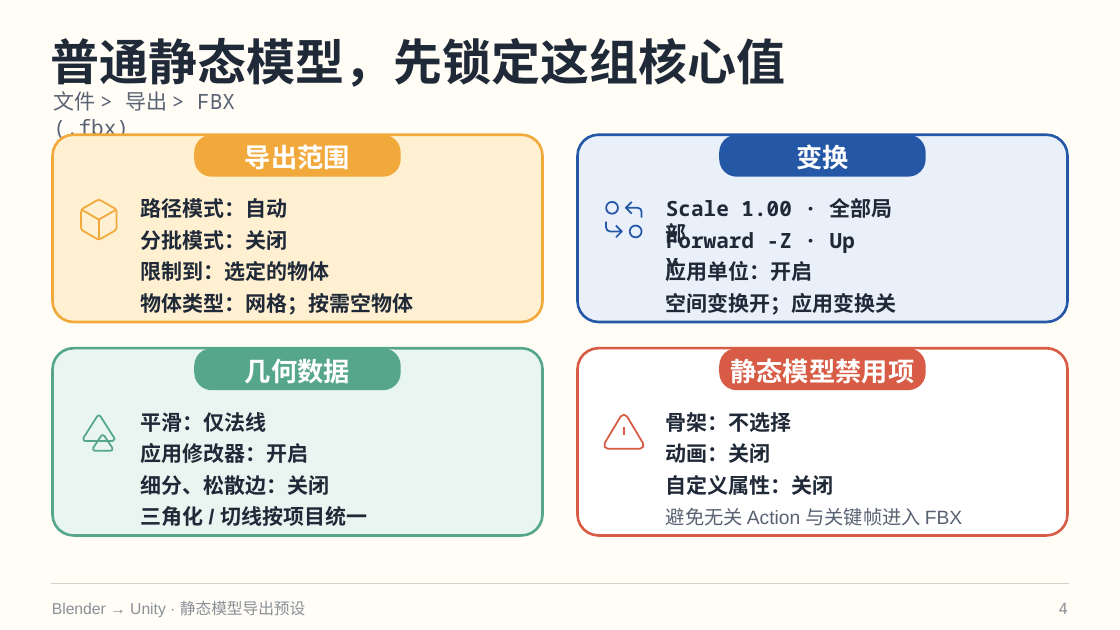
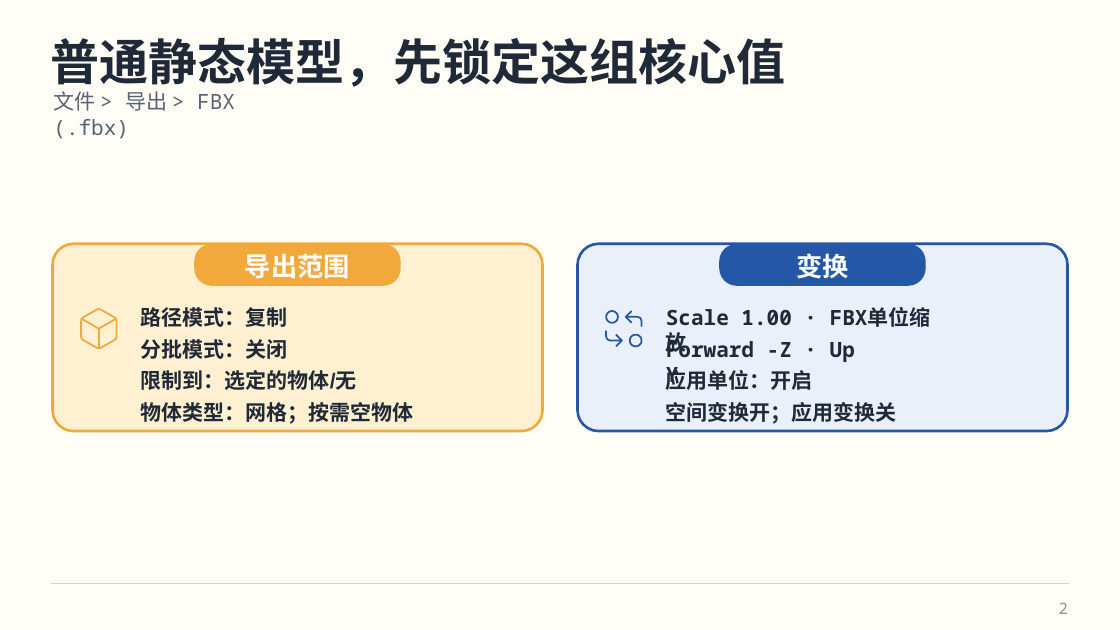
Before and after one commit to hakadao-max/Building, a slide deck: slide 2 of pdf/06_Blender模型到Unity游戏物体.pptx (slide 4 before the commit). Drawn at 1120x630 pixels with LibreOffice and Linux fonts; fonts in the diff are those of the drawing. Boxes give left, top, right and bottom in pixels: in the first picture for what was removed or moved away, otherwise in the second. Text is boxed around its words. In the diff, an @@ line names an element or a change of style, - is before the commit and + after.

Commit message:
ppt

```diff
--- a/pdf/06_Blender模型到Unity游戏物体.pptx
+++ b/pdf/06_Blender模型到Unity游戏物体.pptx
@@ 8 freeform shapes, 7 texts, 4 rounded rectangles: place and size @@
-8 freeform shapes, 7 texts, 4 rounded rectangles at bbox=[52, 134, 1068, 322]
+8 freeform shapes, 7 texts, 4 rounded rectangles at bbox=[52, 244, 1068, 431]
@@ text at bbox=[141, 307, 288, 327]: text changed @@
-路径模式：自动
+路径模式：复制
@@ text at bbox=[666, 309, 791, 325]: text changed @@
-Scale 1.00 · 全部局部
+Scale 1.00 · FBX单位缩放
@@ text at bbox=[141, 370, 357, 390]: text changed @@
-限制到：选定的物体
+限制到：选定的物体/无
@@ group removed at bbox=[52, 349, 542, 536]: 5 texts, 2 rounded rectangles, 2 freeform shapes @@
-几何数据
-平滑：仅法线
-应用修改器：开启
-细分、松散边：关闭
-三角化 / 切线按项目统一
@@ group removed at bbox=[578, 349, 1068, 536]: 5 texts, 2 rounded rectangles, 2 freeform shapes @@
-静态模型禁用项
-骨架：不选择
-动画：关闭
-自定义属性：关闭
-避免无关 Action 与关键帧进入 FBX
@@ text removed at bbox=[52, 601, 305, 617] @@
-Blender → Unity · 静态模型导出预设
@@ page number at bbox=[1059, 603, 1068, 614]: text changed @@
-4
+2
```
Also in this commit, not shown: 4 other slides changed, 8 slides removed, 11 other files.
